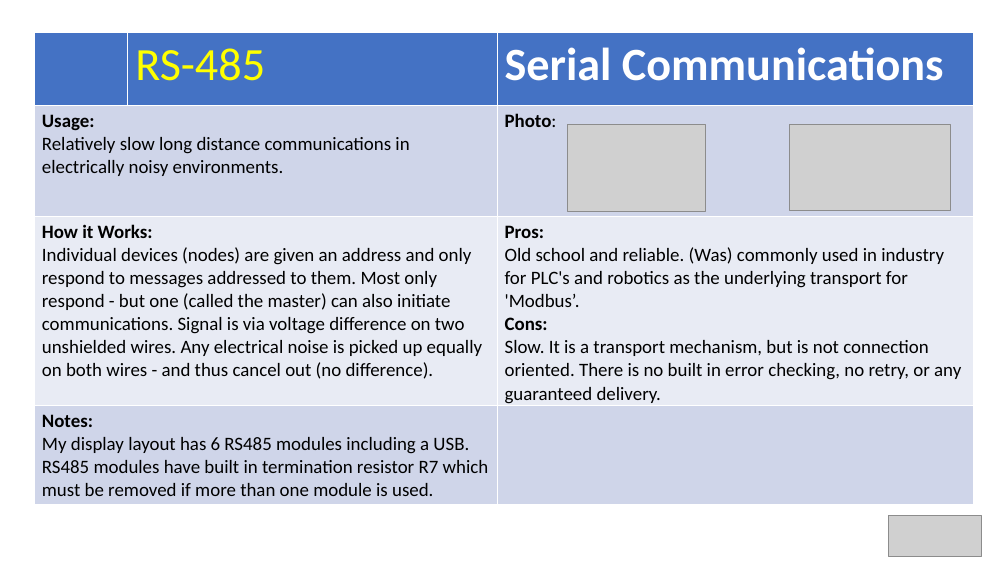
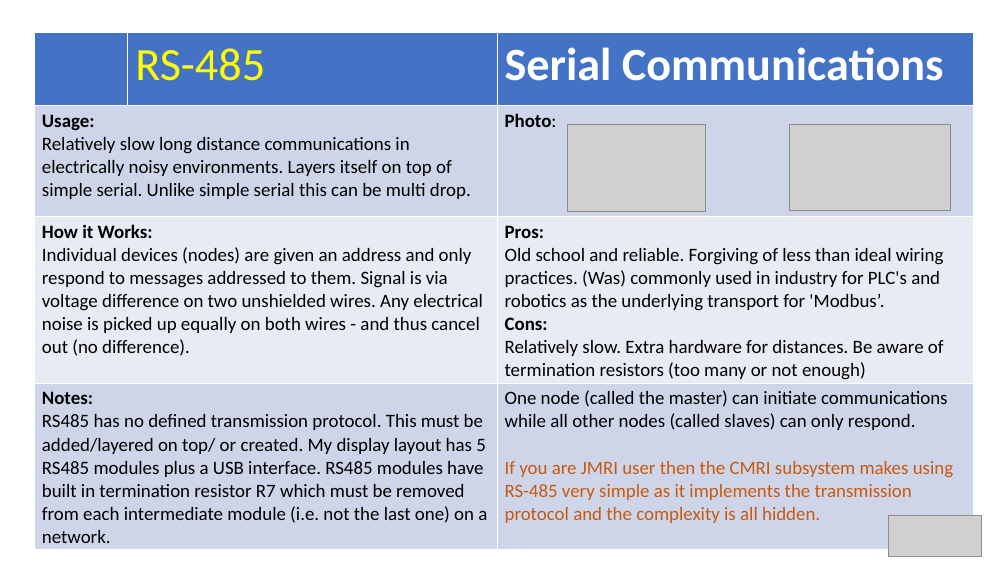
Before and after one commit to Alan-Lomax/MERG-SIG-Presentations, a slide deck: slide 38 of Arduino IO Compendium.pptx (slide 36 before the commit). Drawn at 1008x567 pixels with LibreOffice and Linux fonts; fonts in the diff are those of the drawing; grey boxes stand for pictures. Boxes give left, top, right and bottom in pixels: in the first picture for what was removed or moved away, otherwise in the second. Text is boxed around its words. In the diff, an @@ line names an element or a change of style, - is before the commit and + after.

```diff
--- a/Arduino IO Compendium.pptx
+++ b/Arduino IO Compendium.pptx
@@ table at (x1=34, y1=33, x2=973, y2=550) @@
-row 2, column 1: Usage: / Relatively slow long distance communications in electrically noisy environments.
+row 2, column 1: Usage: / Relatively slow long distance communications in electrically noisy environments. Layers itself on top of simple serial. Unlike simple serial this can be multi drop.
-row 3, column 1: How it Works: / Individual devices (nodes) are given an address and only respond to messages addressed to them. Most only respond - but one (called the master) can also initiate communications. Signal is via voltage difference on two unshielded wires. Any electrical noise is picked up equally on both wires - and thus cancel out (no difference).
+row 3, column 1: How it Works: / Individual devices (nodes) are given an address and only respond to messages addressed to them. Signal is via voltage difference on two unshielded wires. Any electrical noise is picked up equally on both wires - and thus cancel out (no difference).
-row 3, column 3: Pros: / Old school and reliable. (Was) commonly used in industry for PLC's and robotics as the underlying transport for 'Modbus’. / Cons: / Slow. It is a transport mechanism, but is not connection oriented. There is no built in error checking, no retry, or any guaranteed delivery.
+row 3, column 3: Pros: / Old school and reliable. Forgiving of less than ideal wiring practices. (Was) commonly used in industry for PLC's and robotics as the underlying transport for 'Modbus’. / Cons: / Relatively slow. Extra hardware for distances. Be aware of termination resistors (too many or not enough)
-row 4, column 1: Notes: / My display layout has 6 RS485 modules including a USB. / RS485 modules have built in termination resistor R7 which must be removed if more than one module is used.
+row 4, column 1: Notes: / RS485 has no defined transmission protocol. This must be added/layered on top/ or created. My display layout has 5 RS485 modules plus a USB interface. RS485 modules have built in termination resistor R7 which must be removed from each intermediate module (i.e. not the last one) on a network.
-row 4, column 3: 
+row 4, column 3: One node (called the master) can initiate communications while all other nodes (called slaves) can only respond. / If you are JMRI user then the CMRI subsystem makes using RS-485 very simple as it implements the transmission protocol and the complexity is all hidden.
```
Also in this commit, not shown: 1 other slide changed, 4 slides added.
